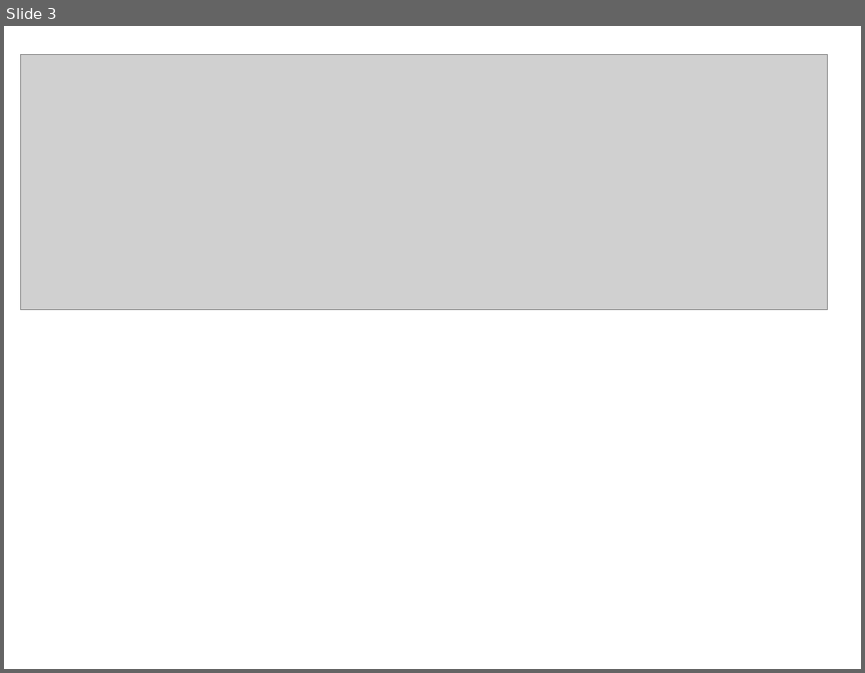
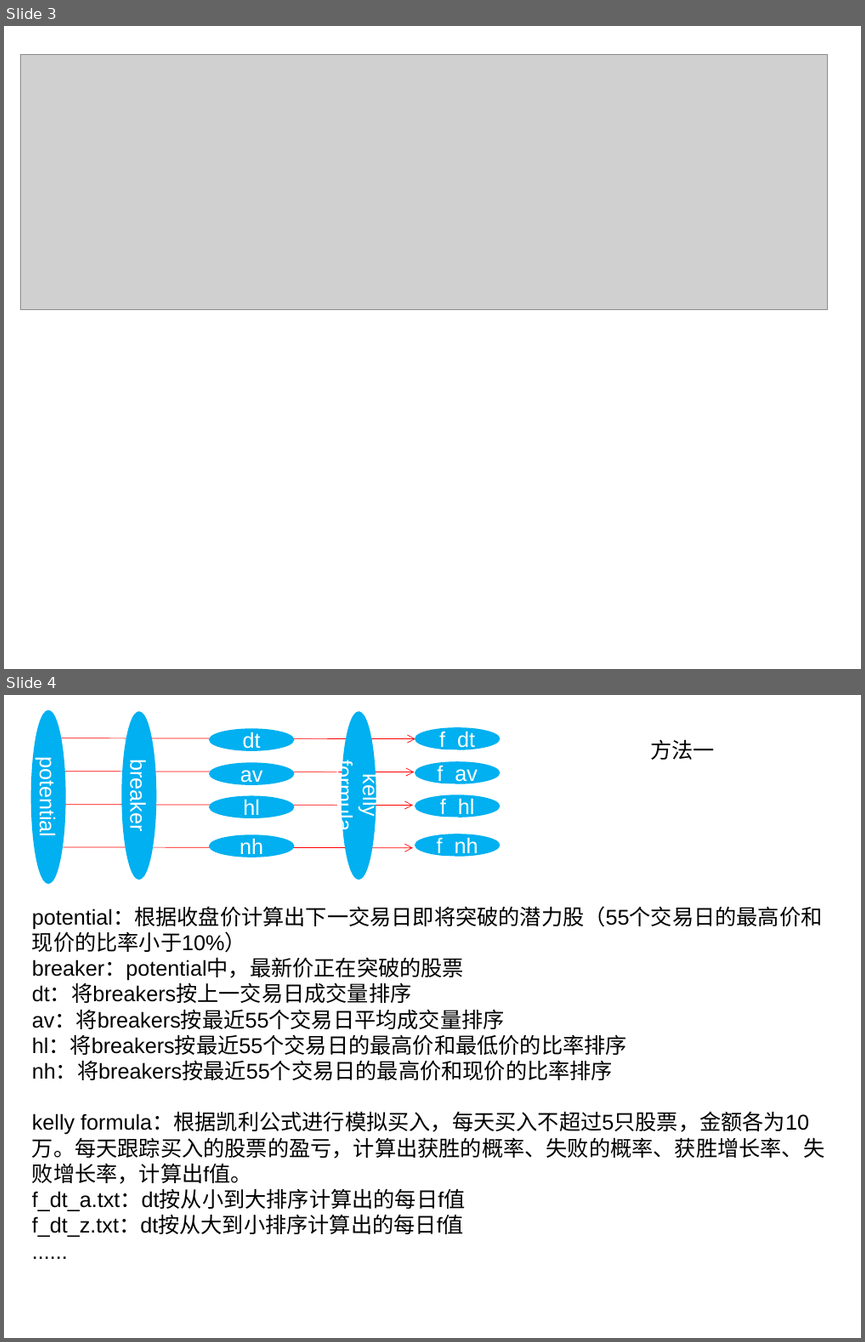
Before and after one commit to dofoyo/istock, a slide deck: istock.ppt. Shown one above the other, each under a label of ours: slide 3 before the commit, slides 3 and 4 after it. The pictures are 865x673 and 865x1342 pixels, drawn with LibreOffice and Linux fonts; fonts in the diff are those of the drawing; grey boxes stand for pictures. Boxes give left, top, right and bottom in pixels: in the first picture for what was removed or moved away, otherwise in the second. Text is boxed around its words. In the diff, an @@ line names an element or a change of style, - is before the commit and + after.

Commit message:
update breaker

```diff
--- a/istock.ppt
+++ b/istock.ppt
@@ slide 4 added at bbox=[4, 695, 861, 1338], background #FFFFFF @@
@@ text added at bbox=[650, 739, 715, 760], 18 pt, text #000000 @@
+方法一
@@ group added at bbox=[31, 710, 500, 883]: 11 ellipses, 4 arrows @@
+potential
+breaker
+dt
+av
+hl
+nh
+kelly formula
+f_dt
+f_av
+f_hl
+f_nh
@@ text added at bbox=[32, 907, 824, 1236], 18 pt, text #000000 @@
+potential：根据收盘价计算出下一交易日即将突破的潜力股（55个交易日的最高价和现价的比率小于10%）
+breaker：potential中，最新价正在突破的股票
+dt：将breakers按上一交易日成交量排序
+av：将breakers按最近55个交易日平均成交量排序
+hl：将breakers按最近55个交易日的最高价和最低价的比率排序
+nh：将breakers按最近55个交易日的最高价和现价的比率排序
+kelly formula：根据凯利公式进行模拟买入，每天买入不超过5只股票，金额各为10万。每天跟踪买入的股票的盈亏，计算出获胜的概率、失败的概率、获胜增长率、失败增长率，计算出f值。
+f_dt_a.txt：dt按从小到大排序计算出的每日f值
+f_dt_z.txt：dt按从大到小排序计算出的每日f值
+......
```
Also in this commit, not shown: 2 other slides added, 56 other files.
